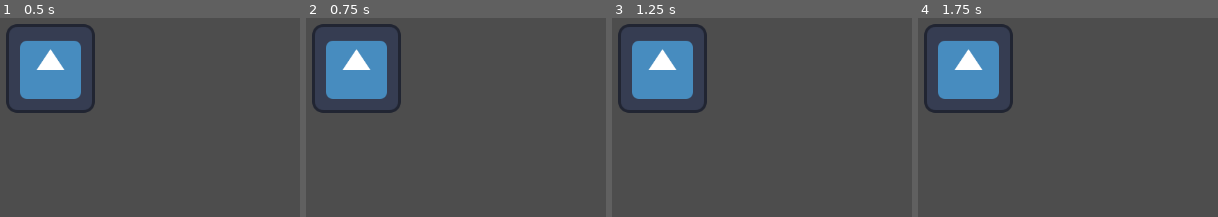
Above: before the commit, frames 1-4 (left to right).
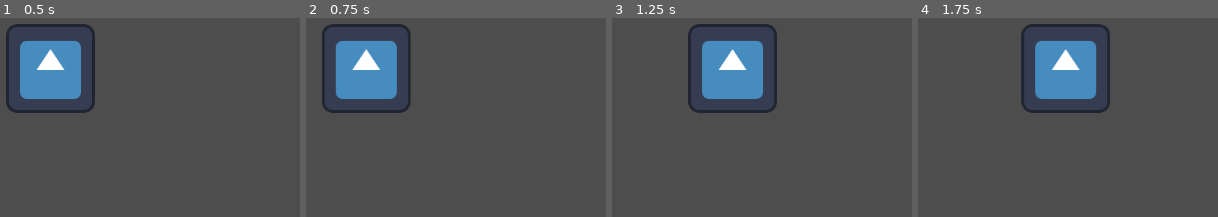
Above: after the commit, the same moments.

Repository: ER-MA/Godot-CameraController
Game: Godot game, scene res://main.tscn
The game is run twice, just before and just after one commit, with the same random seed, the same clock (stepped at 60 frames per second) and the same inputs. The engine's default icon, where the game draws it, is replaced by a stand-in: a white triangle on a blue panel in a dark square.
Inputs (mouse positions are in pixels of both pictures, inside the frame that each line leads up to):
- Up to frame 1 (0.5 s): no input
- Up to frame 2 (0.75 s): tap Enter at 0.5 s; move the mouse to (531, 45) at 0.52 s; hold Right (ui_right) from 0.53 s (still down); click (531, 45) at 0.67 s
- Up to frame 3 (1.25 s): keep holding Right (ui_right)
- Up to frame 4 (1.75 s): release Right (ui_right) at 1.25 s; drag from (outside the picture) to (930, 159) at 1.27 s

Frame 1 is identical in both runs. In frame 2, 4.4% of the frame differs, in the area x 2-35%, y 3-48%; in frame 3, 14%; in frame 4, 15%, in the area x 2-64%, y 3-48%.

Commit message:
feat(Camera): 创建摄像机滚轮缩放组件；优化摄像机缩放组件逻辑；

Diff:
--- /dev/null
+++ b/camera_2d/zoom/camera_2d_scroll_wheel_zoom_component.gd
@@ -0,0 +1,32 @@
+extends Node2D
+class_name Camera2DScrollWheelZoomComponent
+
+@export var zoom_component: Camera2DZoomComponent
+@export var is_enable: bool = false
+@export_category("滚轮缩放参数")
+@export_enum("Lerp", "Smooth") var motion_mode: int = 0 ## 摄像机的缩放模式
+@export var step_size: Vector2 = Vector2(0.1, 0.1) ## 摄像机的缩放步长
+@export_range(1.0, 10.0, 0.1) var deceleration_speed: float = 5.0 ## 摄像机的插值移动速度
+@export_range(1.0, 1000.0, 1.0, "suffix:倍率/s") var smoothing_speed: float = 2.0 ## 摄像机的平滑移动速度
+#var _is_zoom_process: bool = false
+#var _target_zoom: Vector2 = Vector2(1.0, 1.0) ## 摄像机目标缩放倍率
+
+
+# 输入处理
+func _unhandled_input(event: InputEvent) -> void:
+	if is_enable and zoom_component and zoom_component.is_enable:
+
+		if event is InputEventMouseButton:
+			# 滚轮缩放
+			if event.button_index == MOUSE_BUTTON_WHEEL_UP:
+				# 上滑滚轮放大
+				zoom_component.motion_mode = motion_mode
+				zoom_component.deceleration_speed = deceleration_speed
+				zoom_component.smoothing_speed = smoothing_speed
+				zoom_component.target_zoom += step_size
+			elif event.button_index == MOUSE_BUTTON_WHEEL_DOWN:
+				# 下滑滚轮缩小
+				zoom_component.motion_mode = motion_mode
+				zoom_component.deceleration_speed = deceleration_speed
+				zoom_component.smoothing_speed = smoothing_speed
+				zoom_component.target_zoom -= step_size
--- /dev/null
+++ b/camera_2d/zoom/camera_2d_scroll_wheel_zoom_component.tscn
@@ -0,0 +1,6 @@
+[gd_scene load_steps=2 format=3 uid="uid://cw6mef014nvwi"]
+
+[ext_resource type="Script" uid="uid://7gn427hifsh" path="res://camera_2d/zoom/camera_2d_scroll_wheel_zoom_component.gd" id="1_vjhk4"]
+
+[node name="Camera2DScrollWheelZoomComponent" type="Node2D"]
+script = ExtResource("1_vjhk4")
--- a/camera_2d/zoom/camera_2d_zoom_component.gd
+++ b/camera_2d/zoom/camera_2d_zoom_component.gd
@@ -6,15 +6,17 @@
 @export_group("缩放参数")
 @export_enum("Lerp", "Smooth") var motion_mode: int = 0 ## 摄像机的缩放模式
 @export var target_zoom: Vector2 = Vector2(1.0, 1.0) ## 摄像机目标缩放倍率
-@export_range(0.01, 1.00, 0.01, "suffix:倍率/步") var step_size: float = 0.1 ## 摄像机的缩放步长
-@export_range(0.1, 1.0, 0.1, "suffix:倍率") var min_zoom: float = 0.7 ## 摄像机的最小缩放倍率
-@export_range(1.0, 5.0, 0.1, "suffix:倍率") var max_zoom: float = 3 ## 摄像机的最大缩放倍率
+#@export_range(0.01, 1.00, 0.01, "suffix:倍率/步") var step_size: float = 0.1 ## 摄像机的缩放步长
+#@export_range(0.1, 1.0, 0.1, "suffix:倍率") var min_zoom: float = 0.7 ## 摄像机的最小缩放倍率
+#@export_range(1.0, 5.0, 0.1, "suffix:倍率") var max_zoom: float = 3 ## 摄像机的最大缩放倍率
+@export var min_zoom: Vector2 = Vector2(0.7, 0.7) ## 摄像机的最小缩放倍率
+@export var max_zoom: Vector2 = Vector2(3.0, 3.0) ## 摄像机的最大缩放倍率
 @export_range(1.0, 10.0, 0.1) var deceleration_speed: float = 5.0 ## 摄像机的插值移动速度
-@export_range(1.0, 1000.0, 1.0, "suffix:倍率/s") var smoothing_speed: float = 0.1 ## 摄像机的平滑移动速度
+@export_range(1.0, 1000.0, 1.0, "suffix:倍率/s") var smoothing_speed: float = 2.0 ## 摄像机的平滑移动速度
 
 func _physics_process(delta: float) -> void:
 	if is_enable and camera:
-
+		target_zoom = _clamp_zoom(target_zoom)
 		if not target_zoom.is_equal_approx(camera.zoom):
 			if motion_mode == 0:
 				_deceleration_zoom(delta)
@@ -28,3 +30,7 @@
 func _smooth_zoom(delta: float) -> void:
 	if is_enable and camera:
 		camera.zoom = camera.zoom.move_toward(target_zoom, delta * smoothing_speed)
+
+
+func _clamp_zoom(zoom: Vector2) -> Vector2:
+	return zoom.clamp(min_zoom, max_zoom)
--- a/main.tscn
+++ b/main.tscn
@@ -7,6 +7,7 @@
 [ext_resource type="Script" uid="uid://ld7dhjap17ow" path="res://camera_2d/movement/camera_2d_keyboard_controller_component.gd" id="4_7mycd"]
 [ext_resource type="PackedScene" uid="uid://dbncr2dg183bl" path="res://camera_2d/movement/camera_2d_follow_component.tscn" id="6_7mycd"]
 [ext_resource type="PackedScene" uid="uid://bxj0fo153qakt" path="res://camera_2d/zoom/camera_2d_zoom_component.tscn" id="7_272bh"]
+[ext_resource type="PackedScene" uid="uid://cw6mef014nvwi" path="res://camera_2d/zoom/camera_2d_scroll_wheel_zoom_component.tscn" id="8_5vw27"]
 
 [node name="Node2D" type="Node2D"]
 
@@ -15,25 +16,30 @@
 
 [node name="Camera2D" type="Camera2D" parent="."]
 
-[node name="Movement" type="Node" parent="."]
+[node name="Movement" type="Node" parent="Camera2D"]
 
-[node name="Camera2DMovementComponent" parent="Movement" node_paths=PackedStringArray("camera_2d") instance=ExtResource("1_h2yge")]
-camera_2d = NodePath("../../Camera2D")
+[node name="Camera2DMovementComponent" parent="Camera2D/Movement" node_paths=PackedStringArray("camera") instance=ExtResource("1_h2yge")]
+camera = NodePath("../..")
 is_enable = true
 
-[node name="Camera2DMouseDragComopnent" parent="Movement" node_paths=PackedStringArray("movement_component") instance=ExtResource("2_h2yge")]
+[node name="Camera2DMouseDragComopnent" parent="Camera2D/Movement" node_paths=PackedStringArray("movement_component") instance=ExtResource("2_h2yge")]
 movement_component = NodePath("../Camera2DMovementComponent")
 is_enable = true
 
-[node name="Camera2DKeyboardControllerComponent" parent="Movement" node_paths=PackedStringArray("movement_component") instance=ExtResource("3_lquwl")]
+[node name="Camera2DKeyboardControllerComponent" parent="Camera2D/Movement" node_paths=PackedStringArray("movement_component") instance=ExtResource("3_lquwl")]
 script = ExtResource("4_7mycd")
 movement_component = NodePath("../Camera2DMovementComponent")
 is_enable = true
 
-[node name="Camera2DFollowComponent" parent="Movement" instance=ExtResource("6_7mycd")]
+[node name="Camera2DFollowComponent" parent="Camera2D/Movement" instance=ExtResource("6_7mycd")]
 
-[node name="Zoom" type="Node" parent="."]
+[node name="Zoom" type="Node" parent="Camera2D"]
 
-[node name="Camera2DZoomComponent" parent="Zoom" node_paths=PackedStringArray("camera") instance=ExtResource("7_272bh")]
-camera = NodePath("../../Camera2D")
+[node name="Camera2DZoomComponent" parent="Camera2D/Zoom" node_paths=PackedStringArray("camera") instance=ExtResource("7_272bh")]
+camera = NodePath("../..")
 is_enable = true
+
+[node name="Camera2DScrollWheelZoomComponent" parent="Camera2D/Zoom" node_paths=PackedStringArray("zoom_component") instance=ExtResource("8_5vw27")]
+zoom_component = NodePath("../Camera2DZoomComponent")
+is_enable = true
+smoothing_speed = 190.0
Not shown, added: camera_2d/zoom/camera_2d_scroll_wheel_zoom_component.gd.uid
Not shown: 1 places in main.tscn that only renumber resources
